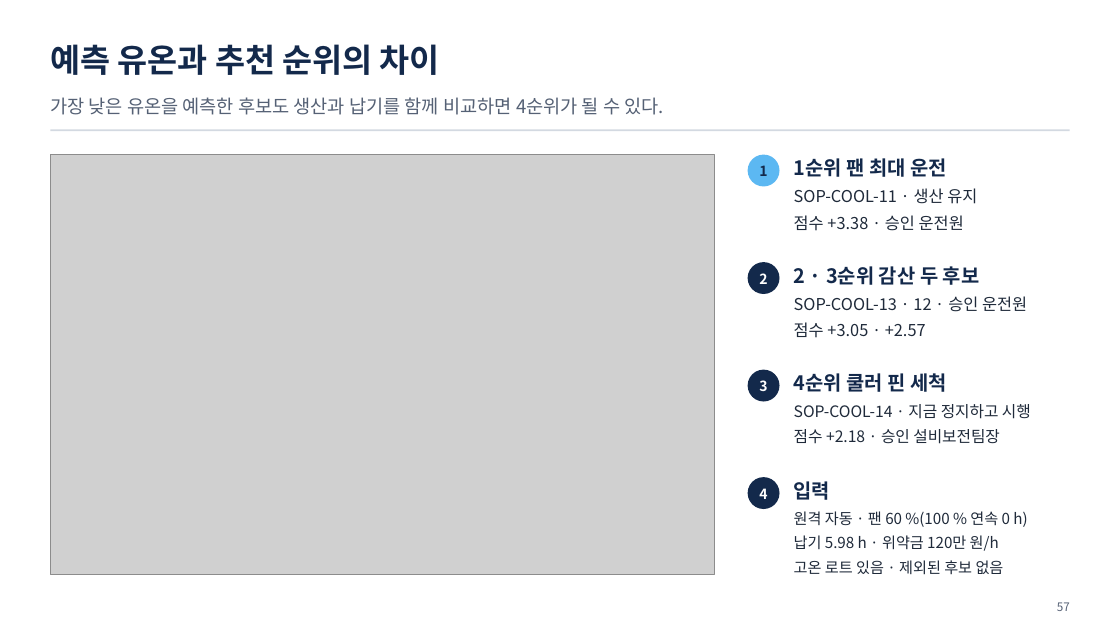
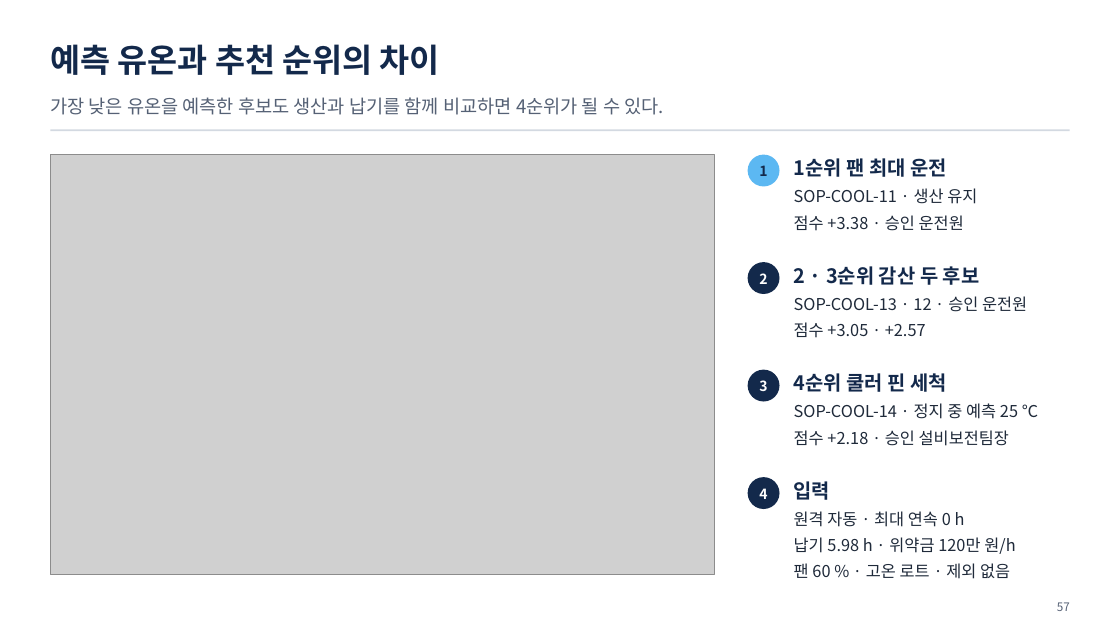
Before and after one commit to uengine-oss/hyd-iot-edu, a slide deck: slide 57 of workspace/강의제작/산출물/통합반/이론/03회차/통합반_03일차.pptx. Drawn at 1120x630 pixels with LibreOffice and Linux fonts; fonts in the diff are those of the drawing; grey boxes stand for pictures. Boxes give left, top, right and bottom in pixels: in the first picture for what was removed or moved away, otherwise in the second. Text is boxed around its words. In the diff, an @@ line names an element or a change of style, - is before the commit and + after.

```diff
--- a/workspace/강의제작/산출물/통합반/이론/03회차/통합반_03일차.pptx
+++ b/workspace/강의제작/산출물/통합반/이론/03회차/통합반_03일차.pptx
@@ text at <box>794,403,1038,419</box>: text changed; size 13.5 to 14 pt @@
-SOP-COOL-14 · 지금 정지하고 시행
+SOP-COOL-14 · 정지 중 예측 25 ℃
@@ text at <box>794,430,1009,446</box>: size 13.5 to 14 pt in "점수 +2.18 · 승인 설비보전팀장" @@
@@ text at <box>794,511,965,527</box>: text changed; size 13 to 14 pt @@
-원격 자동 · 팬 60 %(100 % 연속 0 h)
+원격 자동 · 최대 연속 0 h
@@ text at <box>794,537,1015,554</box>: size 13 to 14 pt in "납기 5.98 h · 위약금 120만 원/h" @@
@@ text at <box>794,563,1010,579</box>: text changed; size 13 to 14 pt @@
-고온 로트 있음 · 제외된 후보 없음
+팬 60 % · 고온 로트 · 제외 없음
```
Also in this commit, not shown: 1 other slide changed, 7 other files.
